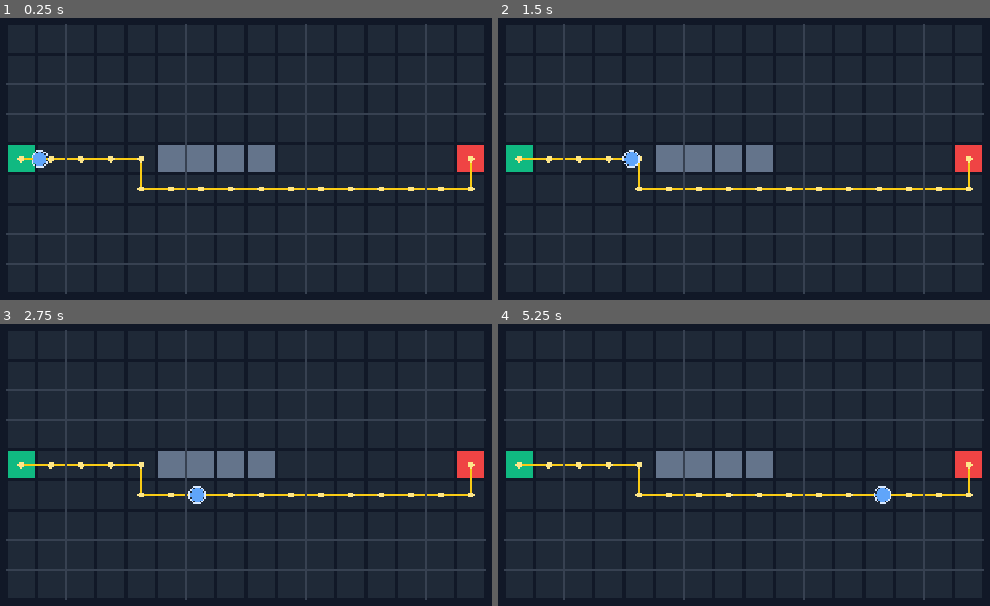
Above: before the commit, frames 1-4 (two rows, left to right).
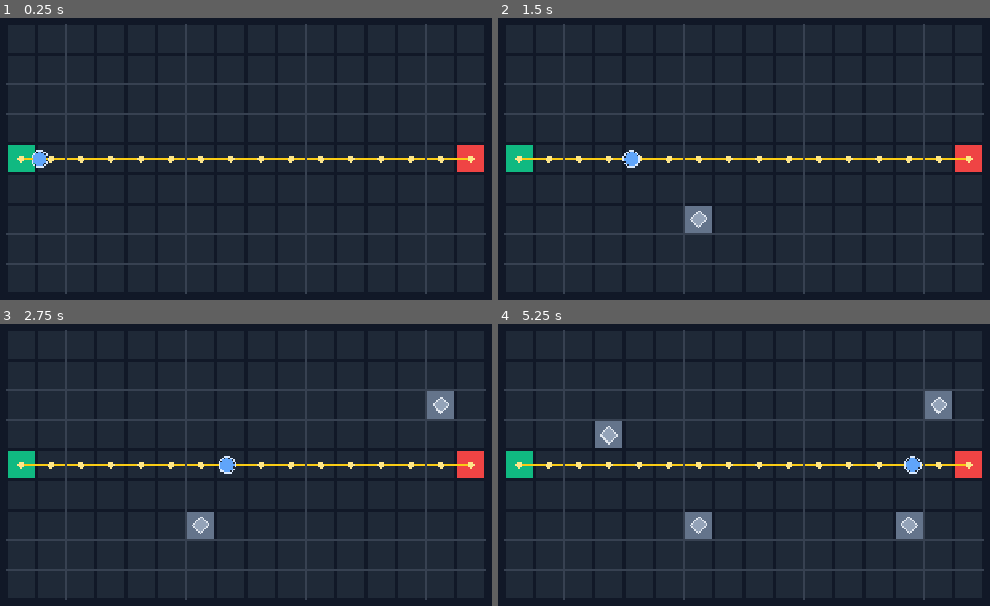
Above: after the commit, the same moments.

Repository: xian0310567/wallborn
Game: Godot game, scene res://scenes/main.tscn
Same seed, same stepped clock (60 frames per second), same inputs: the game is played once before the commit and once after it.
Inputs (mouse positions are in pixels of both pictures, inside the frame that each line leads up to):
- Up to frame 1 (0.25 s): no input
- Up to frame 2 (1.5 s): move the mouse to (outside the picture) at 0.52 s; click (outside the picture) at 0.67 s; move the mouse to (704, 232) at 1.27 s; click (704, 232) at 1.42 s
- Up to frame 3 (2.75 s): move the mouse to (447, 417) at 2.02 s; click (447, 417) at 2.17 s
- Up to frame 4 (5.25 s): move the mouse to (822, 605) at 2.77 s; click (822, 605) at 2.92 s; move the mouse to (outside the picture) at 3.52 s; click (outside the picture) at 3.67 s; move the mouse to (625, 448) at 4.27 s; click (625, 448) at 4.42 s; move the mouse to (906, 515) at 5.02 s; click (906, 515) at 5.17 s

The runs differ from the first frame. In frame 1, 3.1% of the frame differs, in the area x 27-97%, y 45-62%; in frame 2, 3.7%; in frame 3, 4.3%; in frame 4, 5.5%, in the area x 19-97%, y 23-77%.

Commit message:
Add defense unit placement

Diff:
--- a/scripts/main.gd
+++ b/scripts/main.gd
@@ -11,15 +11,26 @@
 var enemies: Array[Node] = []
 
 func _ready() -> void:
-	# Temporary blockers to visually verify rerouting before placement UI exists.
-	for cell in [Vector2i(5, 4), Vector2i(6, 4), Vector2i(7, 4), Vector2i(8, 4)]:
-		grid.set_blocked(cell)
 	path = grid.find_path()
 	print("Wallborn boot OK")
 	print("Grid ready: %sx%s cells, cell_size=%s" % [grid.size.x, grid.size.y, grid.cell_size])
 	print("Path ready: %s cells" % path.size())
 	spawn_enemy()
 	queue_redraw()
+
+func _unhandled_input(event: InputEvent) -> void:
+	if event is InputEventMouseButton and event.button_index == MOUSE_BUTTON_LEFT and event.pressed:
+		try_place_defense_at(event.position)
+
+func try_place_defense_at(world_pos: Vector2) -> bool:
+	var cell := grid.world_to_cell(world_pos, GRID_ORIGIN)
+	if not grid.set_blocked(cell):
+		print("Defense placement rejected: %s" % cell)
+		return false
+	path = grid.find_path()
+	print("Defense placed at %s. New path length: %s" % [cell, path.size()])
+	queue_redraw()
+	return true
 
 func spawn_enemy() -> void:
 	var path_points := _path_to_world_points(path)
@@ -67,6 +78,20 @@
 				grid.CELL_BLOCKED:
 					fill = Color("#64748b")
 			draw_rect(rect.grow(-2), fill, true)
+			if grid.get_cell_type(cell) == grid.CELL_BLOCKED:
+				_draw_defense_unit(rect)
+
+func _draw_defense_unit(rect: Rect2) -> void:
+	var center := rect.get_center()
+	var half := rect.size.x * 0.28
+	var points := PackedVector2Array([
+		center + Vector2(0, -half),
+		center + Vector2(half, 0),
+		center + Vector2(0, half),
+		center + Vector2(-half, 0),
+	])
+	draw_colored_polygon(points, Color("#94a3b8"))
+	draw_polyline(PackedVector2Array([points[0], points[1], points[2], points[3], points[0]]), Color("#e2e8f0"), 2.0)
 
 func _draw_path() -> void:
 	if path.size() < 2:
--- a/tests/test_grid.gd
+++ b/tests/test_grid.gd
@@ -12,8 +12,11 @@
 	_assert_true(not grid.is_buildable(grid.start_cell), "start cell should not be buildable")
 	_assert_true(not grid.is_buildable(grid.goal_cell), "goal cell should not be buildable")
 	_assert_true(grid.is_buildable(Vector2i(3, 3)), "empty cell should be buildable")
+	_assert_true(not grid.set_blocked(grid.start_cell), "start cell should reject defense placement")
+	_assert_true(not grid.set_blocked(grid.goal_cell), "goal cell should reject defense placement")
 	_assert_true(grid.set_blocked(Vector2i(3, 3)), "empty cell should be blockable")
 	_assert_true(not grid.is_buildable(Vector2i(3, 3)), "blocked cell should not be buildable")
+	_assert_true(not grid.set_blocked(Vector2i(3, 3)), "occupied cell should reject duplicate placement")
 	_assert_equal(grid.world_to_cell(grid.cell_to_world(Vector2i(2, 2))), Vector2i(2, 2), "cell/world conversion should round-trip")
 
 	grid.clear_blocked()
